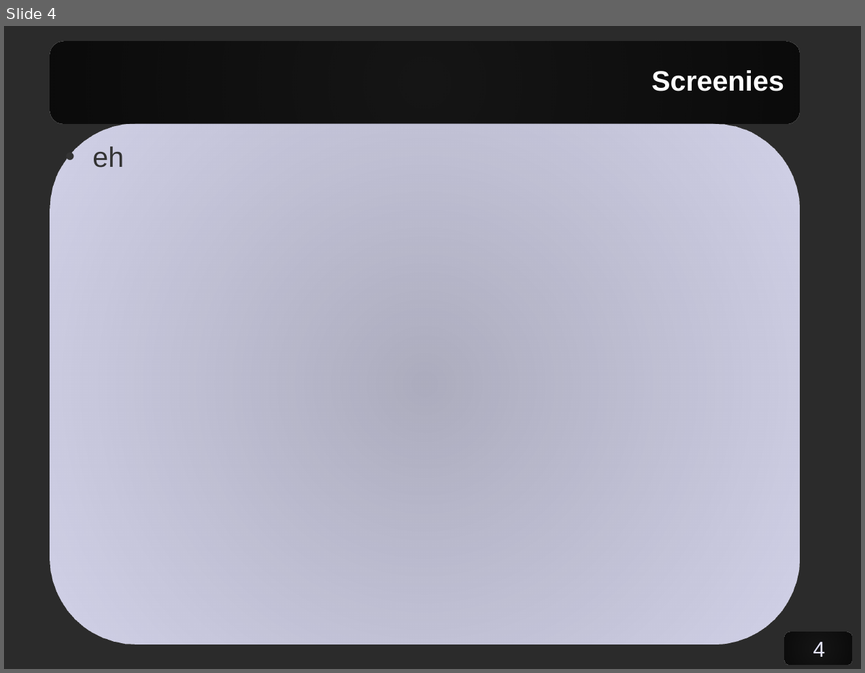
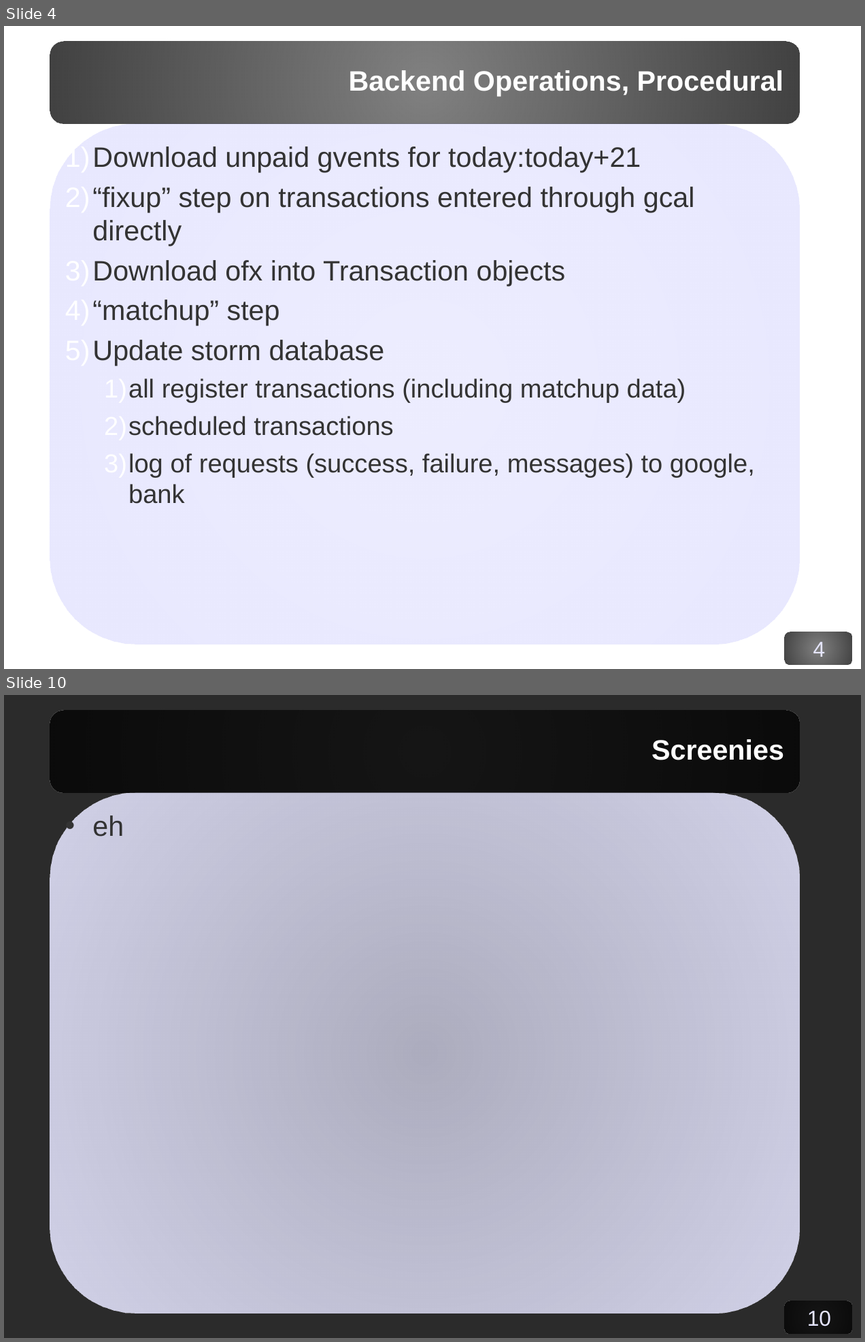
Before and after one commit to corydodt/Afloat, a slide deck: doc/afloat.odp. Shown one above the other, each under a label of ours: slide 4 before the commit, slides 4 and 10 after it; the slides between them are not shown. The pictures are 865x673 and 865x1342 pixels, drawn with LibreOffice and Linux fonts; fonts in the diff are those of the drawing; background and template pictures are left out; a plain dark background stands for a picture behind light text. Boxes give left, top, right and bottom in pixels: in the first picture for what was removed or moved away, otherwise in the second. Text is boxed around its words. In the diff, an @@ line names an element or a change of style, - is before the commit and + after.

```diff
--- a/doc/afloat.odp
+++ b/doc/afloat.odp
@@ slide 4 added at [4,26,861,669], background picture (left out); not listed: 4 template elements that a slide beside it also shows @@
@@ title added at [349,70,783,96], 26 pt, text #FFFFFF, bold @@
+Backend Operations, Procedural
@@ text added at [65,146,755,503], 26 pt, text #333333 @@
+1) Download unpaid gvents for today:today+21
+2) “fixup” step on transactions entered through gcal directly
+3) Download ofx into Transaction objects
+4) “matchup” step
+5) Update storm database
+  1) all register transactions (including matchup data)
+  2) scheduled transactions
+  3) log of requests (success, failure, messages) to google, bank
@@ what was slide 4 is now slide 10 @@
@@ page number at [807,1310,831,1326]: text changed @@
-4
+10
```
Also in this commit, not shown: 3 slides changed, 5 other slides added.
